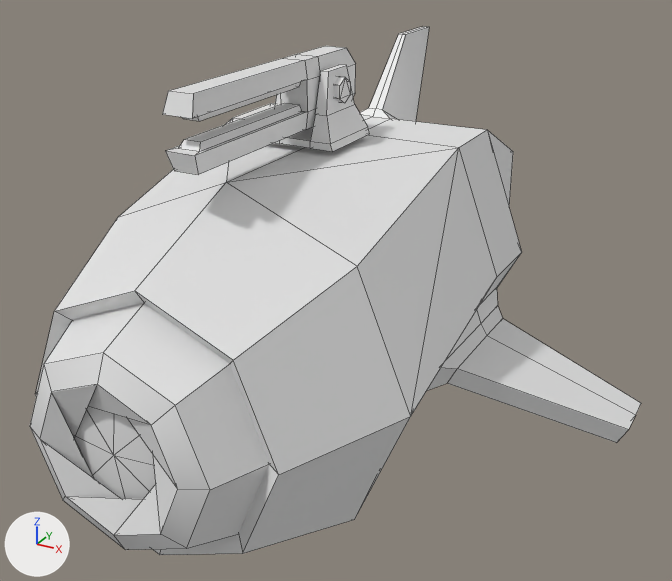
One commit to the FBX model Heist/Assets/Models/Anims/drone anim/shoote3r/Drone_Shooter_Hover_Stunned_Attack.FBX: the scene before it, then after it.
Rendered twice from a 50 mm lens placed at (0.484, -0.834, 0.708), pointed at (0.036, -0.02, 0.301). The lights are fixed; the arrows at lower left show +X, +Y and +Z. Mesh edges are drawn as thin lines. Where no turn or scale is listed for an object, it has been applied to the vertices.

In view in the first picture: 'Body', 'Eye', 'Gun', 'Gun_Base'.
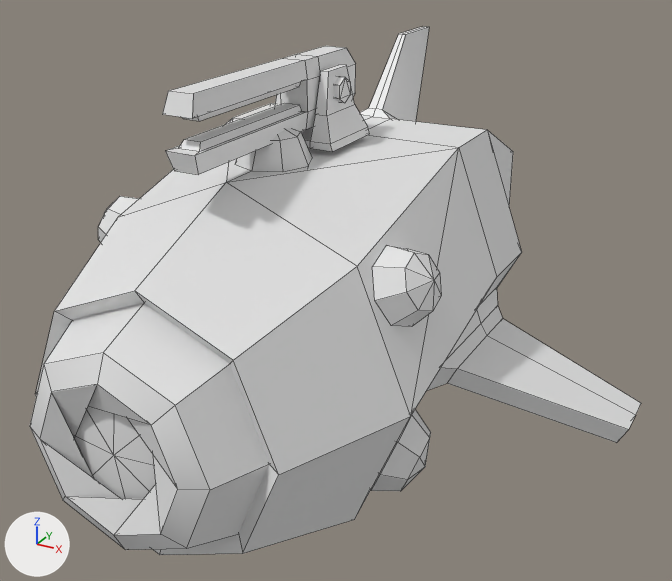
The change, as JSON lines over the scene's bpy script:
```json
{"op": "add", "block": "me_mesh_005", "code": ["me_mesh_005 = bpy.data.meshes.new('Mesh.005')", "me_mesh_005.from_pydata(...)  # 156 vertices, 192 faces; spans x -0.192..0.192, y -0.149..-0.035, z -0.235..0.185"]}
{"op": "add", "block": "ob_electricpods", "code": ["ob_electricpods = bpy.data.objects.new('ElectricPods', me_mesh_005)", "ob_electricpods.location = (0.0, -0.007, 0.31)"]}
```

Pixel boxes [x1, y1, x2, y2] of what changed, in the pictures (672 x 581 px):
```json
{"object": "ElectricPods", "change": "added", "after": [98, 129, 441, 491]}
```
